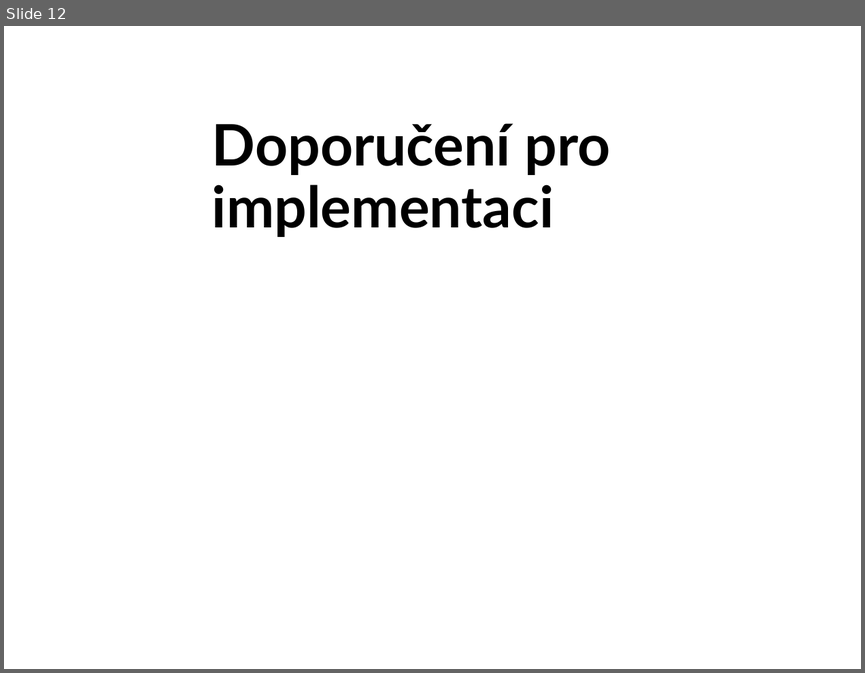
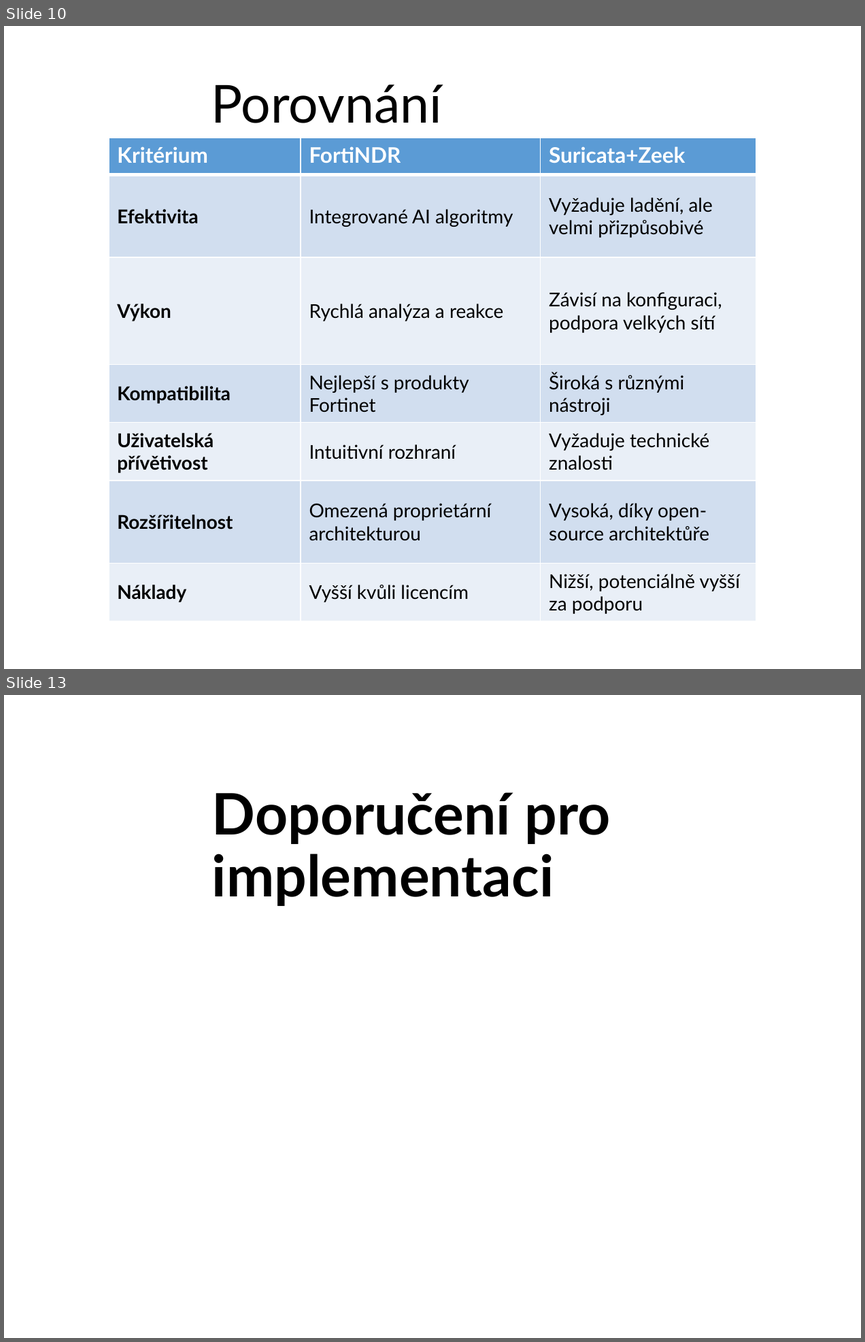
Before and after one commit to zimice/pr5_ndr, a slide deck: kochanek_ndr_prezentace.pptx. Shown one above the other, each under a label of ours: slide 12 before the commit, slides 10 and 13 after it; the slides between them are not shown. The pictures are 865x673 and 865x1342 pixels, drawn with LibreOffice and Linux fonts; fonts in the diff are those of the drawing; background and template pictures are left out. Boxes give left, top, right and bottom in pixels: in the first picture for what was removed or moved away, otherwise in the second. Text is boxed around its words. In the diff, an @@ line names an element or a change of style, - is before the commit and + after.

Commit message:
Adding comparision table, and going to finish

```diff
--- a/kochanek_ndr_prezentace.pptx
+++ b/kochanek_ndr_prezentace.pptx
@@ slide 10 added at box(4, 26, 861, 669), background #FFFFFF @@
@@ text added at box(211, 84, 442, 123), 44 pt, text #000000 @@
+Porovnání
@@ table added at box(109, 138, 756, 620), 7 rows, 3 columns @@
+Kritérium | FortiNDR | Suricata+Zeek
+Efektivita | Integrované AI algoritmy | Vyžaduje ladění, ale velmi přizpůsobivé
+Výkon | Rychlá analýza a reakce | Závisí na konfiguraci, podpora velkých sítí
+Kompatibilita | Nejlepší s produkty Fortinet | Široká s různými nástroji
+Uživatelská přívětivost | Intuitivní rozhraní | Vyžaduje technické znalosti
+Rozšířitelnost | Omezená proprietární architekturou | Vysoká, díky open-source architektůře
+Náklady | Vyšší kvůli licencím | Nižší, potenciálně vyšší za podporu
@@ what was slide 12 is now slide 13 @@
```
Also in this commit, not shown: 3 slides changed.
